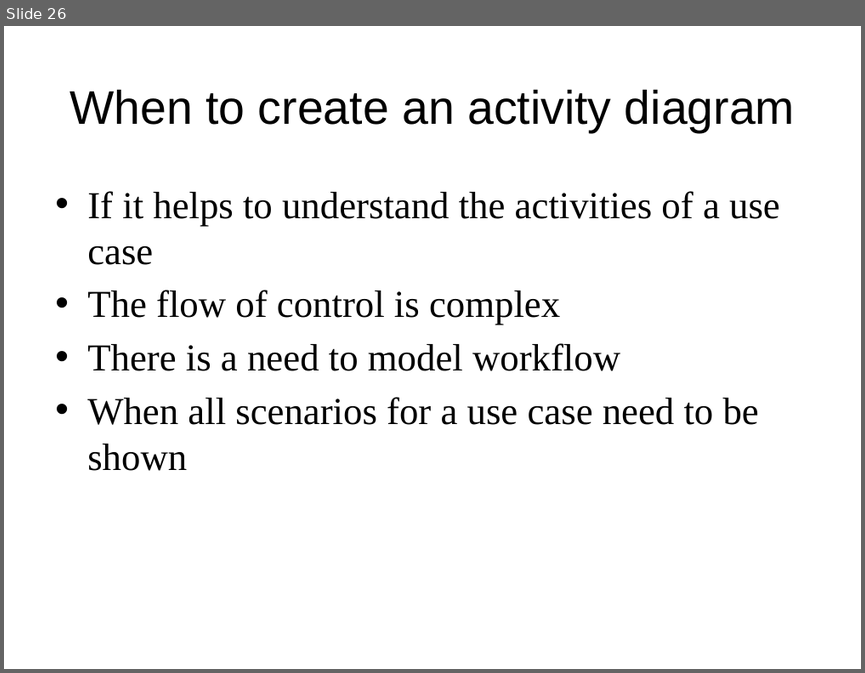
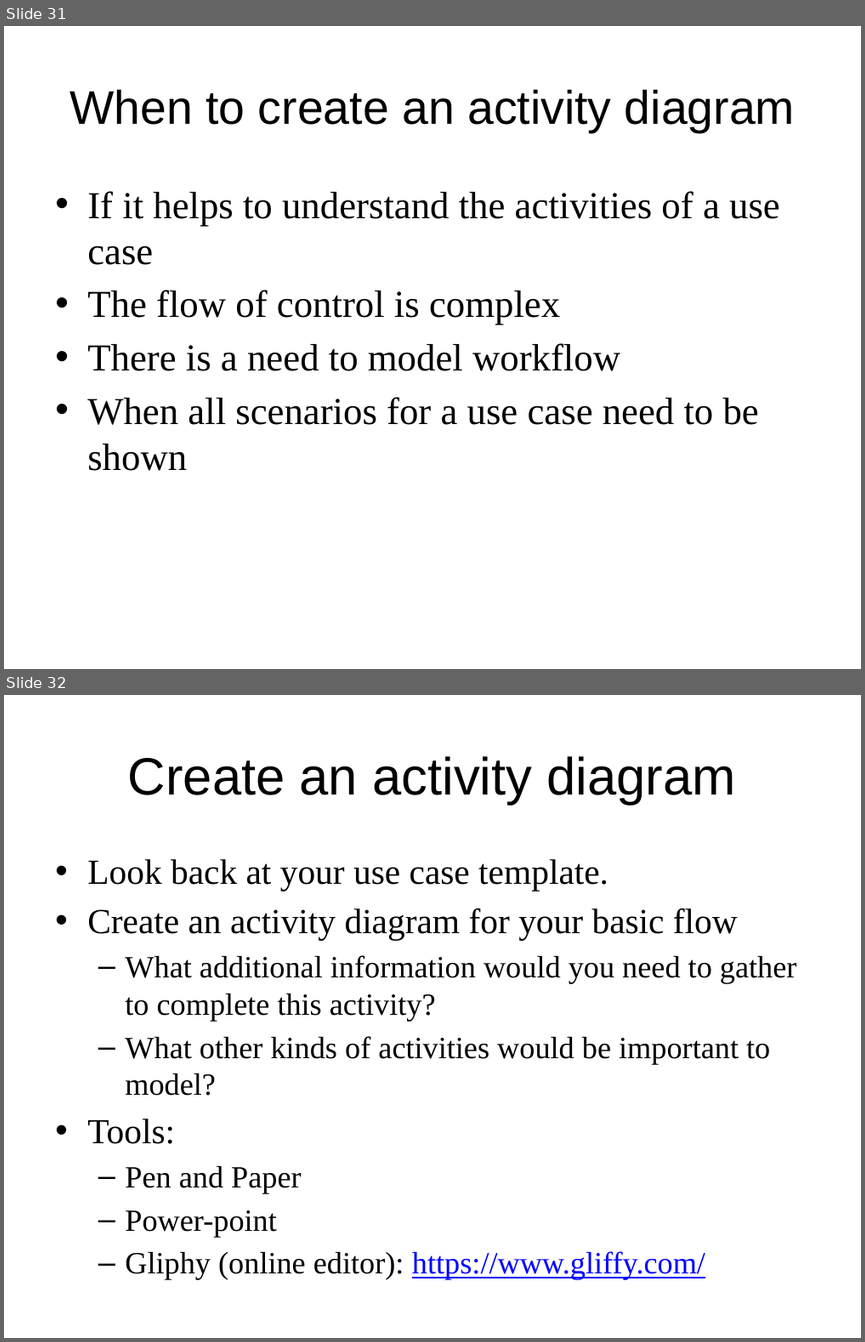
Before and after one commit to DataCurationWorkshop/HongKongCurationWorkshop, a slide deck: Day_3/Lab/Day_3_SystemsAnalysisForDataCuration.pptx. Shown one above the other, each under a label of ours: slide 26 before the commit, slides 31 and 32 after it. The pictures are 865x673 and 865x1342 pixels, drawn with LibreOffice and Linux fonts; fonts in the diff are those of the drawing; background and template pictures are left out. Boxes give left, top, right and bottom in pixels: in the first picture for what was removed or moved away, otherwise in the second. Text is boxed around its words. In the diff, an @@ line names an element or a change of style, - is before the commit and + after.

```diff
--- a/Day_3/Lab/Day_3_SystemsAnalysisForDataCuration.pptx
+++ b/Day_3/Lab/Day_3_SystemsAnalysisForDataCuration.pptx
@@ slide 32 added at (4, 695, 861, 1338), background #FFFFFF @@
@@ title added at (128, 756, 735, 805), 44 pt, text #000000 @@
+Create an activity diagram
@@ text added at (87, 859, 797, 1280), 25.9 pt, text #000000 @@
+• Look back at your use case template.
+• Create an activity diagram for your basic flow
+  – What additional information would you need to gather to complete this activity?
+  – What other kinds of activities would be important to model?
+• Tools:
+  – Pen and Paper
+  – Power-point
+  – Gliphy (online editor): https://www.gliffy.com/
@@ what was slide 26 is now slide 31 @@
```
Also in this commit, not shown: 2 slides changed, 5 other slides added, 1 slide removed, 1 other file.
